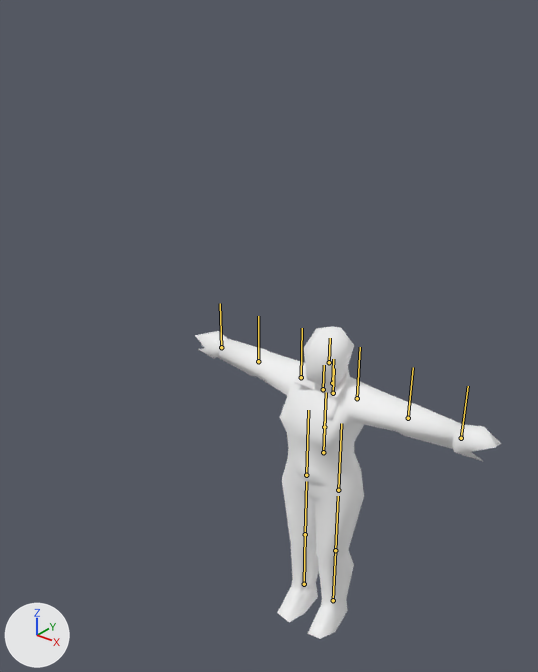
Renders of the glTF model docs/poses/lco_3.glb from each side of a commit.
Before and after are seen from a camera (50 mm lens) standing at (1.76, -2.64, 2.19) and looking at (0.03, -0.48, 0.85). Lighting does not change. The marker at lower left points along +X, +Y and +Z. The older version comes first. The bones that change, and the others that lie on the model, are drawn over the model as lines.

Names of what the first picture shows: 'Group[0]', 'Group[100]'.
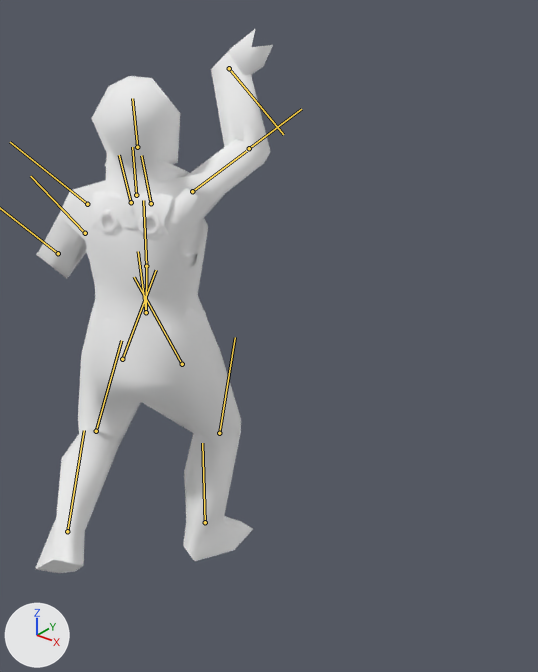
The newer file adds an action. The first version stands in its rest pose; the second is drawn at frame 162 of the action 'Motion[47]'.

The change, as a diff of the scene's bpy script:
```diff
--- a/docs/poses/lco_3.glb.py
+++ b/docs/poses/lco_3.glb.py
@@ bone_0_0 @@
 bone_0_0 = bpy.data.objects['Animation Group'].pose.bones['0:0']  # child of 'reference'
-bone_0_0.location = (0.0, 0.0, 0.0)
-bone_0_0.rotation_quaternion = (1.0, 0.0, 0.0, 0.0)  # degrees (0, 0, 0)
+bone_0_0.location = (0.134, 1.243, 1.222)
+bone_0_0.rotation_quaternion = (0.246, -0.017, -0.967, -0.061)  # degrees (-7, -151, 0)
@@ bone_1_17 @@
 bone_1_17 = bpy.data.objects['Animation Group'].pose.bones['1:17']  # child of '0:0'
-bone_1_17.rotation_quaternion = (1.0, 0.0, 0.0, 0.0)  # degrees (0, 0, 0)
+bone_1_17.rotation_quaternion = (0.96, -0.164, -0.22, -0.062)  # degrees (-19, -26, -3)
@@ bone_2_18 @@
 bone_2_18 = bpy.data.objects['Animation Group'].pose.bones['2:18']  # child of '1:17'
-bone_2_18.rotation_quaternion = (1.0, 0.0, 0.0, 0.0)  # degrees (0, 0, 0)
+bone_2_18.rotation_quaternion = (0.935, 0.355, 0.0, 0.0)  # degrees (42, 0, 0)
@@ bone_3_19 @@
 bone_3_19 = bpy.data.objects['Animation Group'].pose.bones['3:19']  # child of '2:18'
-bone_3_19.rotation_quaternion = (1.0, 0.0, 0.0, 0.0)  # degrees (0, 0, 0)
+bone_3_19.rotation_quaternion = (0.98, -0.137, -0.141, 0.028)  # degrees (-17, -16, 6)
@@ bone_4_14 @@
 bone_4_14 = bpy.data.objects['Animation Group'].pose.bones['4:14']  # child of '0:0'
-bone_4_14.rotation_quaternion = (1.0, 0.0, 0.0, 0.0)  # degrees (0, 0, 0)
+bone_4_14.rotation_quaternion = (0.972, -0.073, 0.089, 0.204)  # degrees (-6, 12, 23)
@@ bone_5_15 @@
 bone_5_15 = bpy.data.objects['Animation Group'].pose.bones['5:15']  # child of '4:14'
-bone_5_15.rotation_quaternion = (1.0, 0.0, 0.0, 0.0)  # degrees (0, 0, 0)
+bone_5_15.rotation_quaternion = (0.842, 0.539, 0.0, 0.0)  # degrees (65, 0, 0)
@@ bone_6_16 @@
 bone_6_16 = bpy.data.objects['Animation Group'].pose.bones['6:16']  # child of '5:15'
-bone_6_16.rotation_quaternion = (1.0, 0.0, 0.0, 0.0)  # degrees (0, 0, 0)
+bone_6_16.rotation_quaternion = (0.995, 0.042, 0.079, -0.052)  # degrees (4, 9, -6)
@@ bone_7_1 @@
 bone_7_1 = bpy.data.objects['Animation Group'].pose.bones['7:1']  # child of '0:0'
-bone_7_1.rotation_quaternion = (1.0, 0.0, 0.0, 0.0)  # degrees (0, 0, 0)
+bone_7_1.rotation_quaternion = (0.997, 0.071, -0.002, 0.037)  # degrees (8, -1, 4)
@@ bone_8_2 @@
 bone_8_2 = bpy.data.objects['Animation Group'].pose.bones['8:2']  # child of '7:1'
-bone_8_2.rotation_quaternion = (1.0, 0.0, 0.0, 0.0)  # degrees (0, 0, 0)
+bone_8_2.rotation_quaternion = (0.999, 0.021, -0.001, -0.035)  # degrees (2, 0, -4)
@@ bone_9_3 @@
 bone_9_3 = bpy.data.objects['Animation Group'].pose.bones['9:3']  # child of '8:2'
-bone_9_3.rotation_quaternion = (1.0, 0.0, 0.0, 0.0)  # degrees (0, 0, 0)
+bone_9_3.rotation_quaternion = (1.0, 0.0, -0.025, -0.017)  # degrees (0, -3, -2)
@@ bone_10_4 @@
 bone_10_4 = bpy.data.objects['Animation Group'].pose.bones['10:4']  # child of '9:3'
-bone_10_4.rotation_quaternion = (1.0, 0.0, 0.0, 0.0)  # degrees (0, 0, 0)
+bone_10_4.rotation_quaternion = (0.988, -0.049, -0.144, 0.017)  # degrees (-6, -16, 3)
@@ bone_11_9 @@
 bone_11_9 = bpy.data.objects['Animation Group'].pose.bones['11:9']  # child of '8:2'
-bone_11_9.rotation_quaternion = (1.0, 0.0, 0.0, 0.0)  # degrees (0, 0, 0)
+bone_11_9.rotation_quaternion = (0.993, 0.027, -0.063, -0.092)  # degrees (4, -7, -11)
@@ bone_12_10 @@
 bone_12_10 = bpy.data.objects['Animation Group'].pose.bones['12:10']  # child of '11:9'
-bone_12_10.rotation_quaternion = (1.0, 0.0, 0.0, 0.0)  # degrees (0, 0, 0)
+bone_12_10.rotation_quaternion = (0.632, -0.532, 0.526, 0.202)  # degrees (-104, 62, -40)
@@ bone_13_11 @@
 bone_13_11 = bpy.data.objects['Animation Group'].pose.bones['13:11']  # child of '12:10'
-bone_13_11.rotation_quaternion = (1.0, 0.0, 0.0, 0.0)  # degrees (0, 0, 0)
+bone_13_11.rotation_quaternion = (0.864, 0.0, 0.503, 0.0)  # degrees (0, 60, 0)
@@ bone_14_12 @@
 bone_14_12 = bpy.data.objects['Animation Group'].pose.bones['14:12']  # child of '13:11'
-bone_14_12.rotation_quaternion = (1.0, 0.0, 0.0, 0.0)  # degrees (0, 0, 0)
+bone_14_12.rotation_quaternion = (0.645, -0.62, -0.264, -0.361)  # degrees (-81, -52, -13)
@@ bone_15_5 @@
 bone_15_5 = bpy.data.objects['Animation Group'].pose.bones['15:5']  # child of '8:2'
-bone_15_5.rotation_quaternion = (1.0, 0.0, 0.0, 0.0)  # degrees (0, 0, 0)
+bone_15_5.rotation_quaternion = (0.992, 0.045, -0.006, -0.121)  # degrees (5, 0, -14)
@@ bone_16_6 @@
 bone_16_6 = bpy.data.objects['Animation Group'].pose.bones['16:6']  # child of '15:5'
-bone_16_6.rotation_quaternion = (1.0, 0.0, 0.0, 0.0)  # degrees (0, 0, 0)
+bone_16_6.rotation_quaternion = (0.923, -0.133, -0.201, -0.301)  # degrees (-8, -27, -34)
@@ bone_17_7 @@
 bone_17_7 = bpy.data.objects['Animation Group'].pose.bones['17:7']  # child of '16:6'
-bone_17_7.rotation_quaternion = (1.0, 0.0, 0.0, 0.0)  # degrees (0, 0, 0)
+bone_17_7.rotation_quaternion = (0.849, 0.0, -0.528, 0.0)  # degrees (0, -64, 0)
@@ bone_18_8 @@
 bone_18_8 = bpy.data.objects['Animation Group'].pose.bones['18:8']  # child of '17:7'
-bone_18_8.rotation_quaternion = (1.0, 0.0, 0.0, 0.0)  # degrees (0, 0, 0)
+bone_18_8.rotation_quaternion = (0.982, 0.115, -0.143, 0.053)  # degrees (13, -17, 4)
```

Where the change shows, as pixel boxes [x1, y1, x2, y2] in the pictures (538 x 672 px):
'Group[100]', posed (22% narrower, 74% taller): before [195, 326, 501, 639]; after [35, 29, 273, 573]
'Group[0]', posed: before [293, 370, 358, 483]; after [75, 123, 258, 338]
bone '0:0', root to tip: before (323, 452) to (325, 417); after (146, 312) to (138, 251)
bone '1:17', root to tip: before (306, 475) to (308, 410); after (182, 364) to (134, 277)
bone '2:18', root to tip: before (305, 534) to (306, 481); after (219, 433) to (235, 337)
bone '3:19', root to tip: before (304, 584) to (305, 534); after (205, 522) to (202, 443)
bone '4:14', root to tip: before (338, 490) to (341, 423); after (122, 359) to (156, 270)
bone '5:15', root to tip: before (335, 550) to (338, 496); after (96, 431) to (121, 340)
bone '6:16', root to tip: before (333, 600) to (335, 550); after (67, 531) to (84, 430)
bone '7:1', root to tip: before (323, 452) to (324, 427); after (146, 312) to (146, 266)
bone '8:2', root to tip: before (324, 427) to (326, 392); after (146, 266) to (143, 200)
bone '9:3', root to tip: before (332, 383) to (333, 359); after (136, 195) to (132, 147)
bone '10:4', root to tip: before (329, 362) to (330, 338); after (137, 147) to (132, 98)
bone '11:9', root to tip: before (323, 389) to (324, 365); after (151, 203) to (141, 155)
bone '12:10', root to tip: before (301, 377) to (302, 328); after (192, 191) to (246, 151)
bone '13:11', root to tip: before (258, 361) to (258, 316); after (249, 148) to (301, 109)
bone '14:12', root to tip: before (221, 347) to (220, 303); after (229, 68) to (283, 134)
bone '15:5', root to tip: before (333, 393) to (334, 368); after (131, 202) to (119, 155)
bone '16:6', root to tip: before (357, 398) to (360, 347); after (87, 204) to (10, 142)
bone '18:8', root to tip: before (461, 438) to (468, 386); after (85, 233) to (30, 176)
